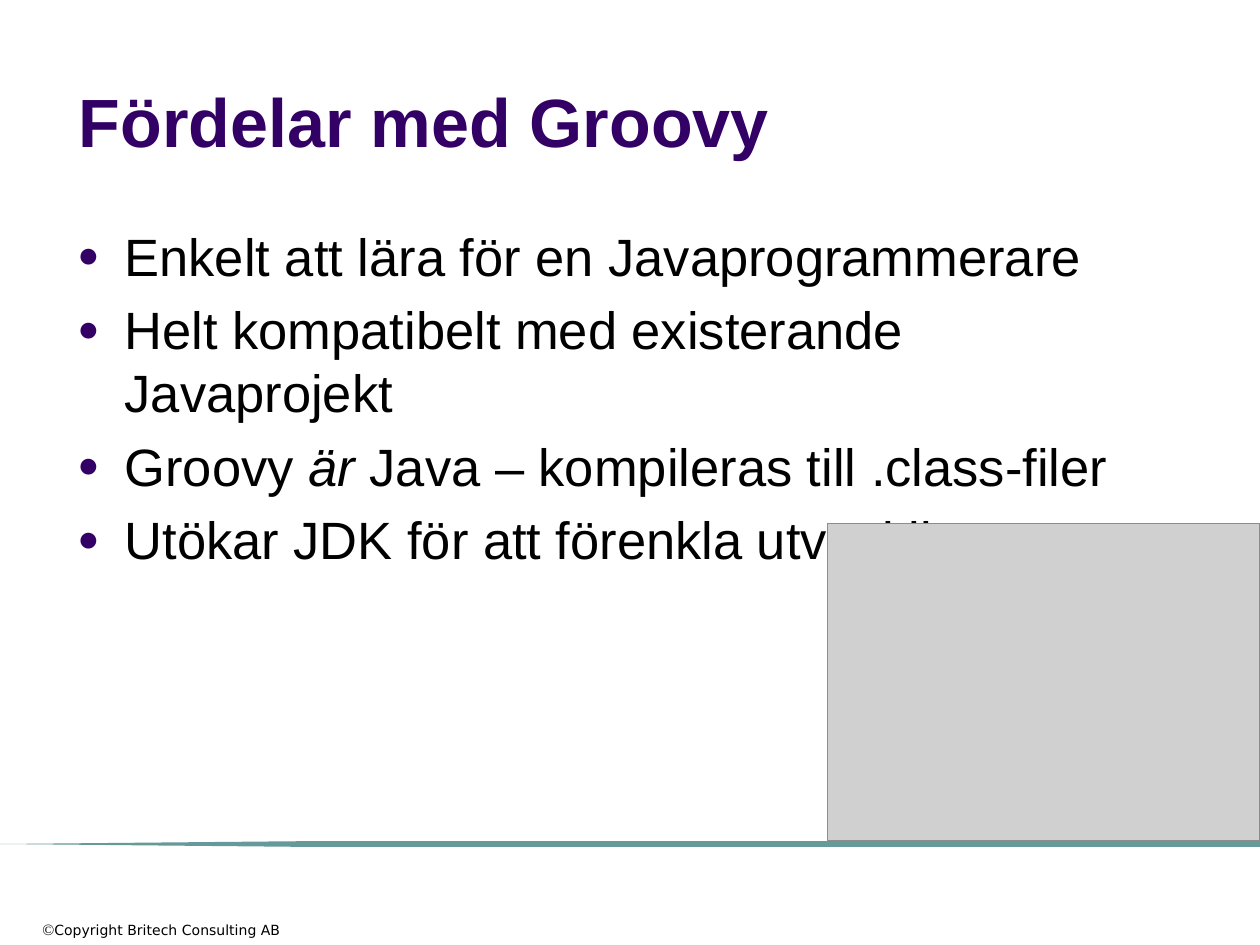
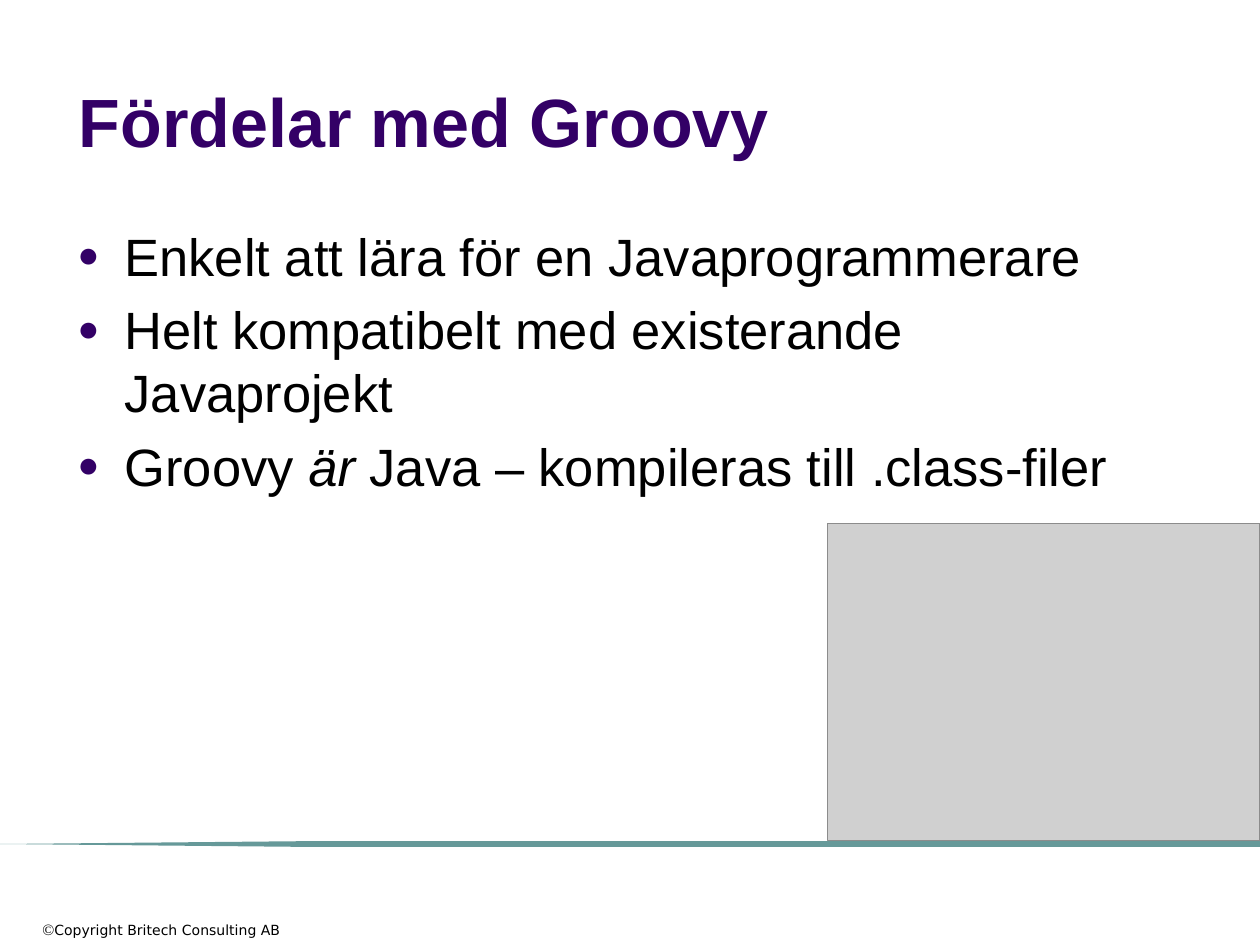
Before and after one commit to me97esn/groovyseminarium, a slide deck: slide 44 of groovyseminarie/dokument/groovyseminarium_source_w_logo.pptx (slide 21 before the commit). Drawn at 1260x945 pixels with LibreOffice and Linux fonts; fonts in the diff are those of the drawing; grey boxes stand for pictures; background and template pictures are left out. Boxes give left, top, right and bottom in pixels: in the first picture for what was removed or moved away, otherwise in the second. Text is boxed around its words. In the diff, an @@ line names an element or a change of style, - is before the commit and + after.

```diff
--- a/groovyseminarie/dokument/groovyseminarium_source_w_logo.pptx
+++ b/groovyseminarie/dokument/groovyseminarium_source_w_logo.pptx
@@ text at [125, 517, 990, 570]: paragraph removed @@
-● Utökar JDK för att förenkla utveckling
```
Also in this commit, not shown: 8 other slides changed, 34 slides added, 14 slides removed, 1 other file.
